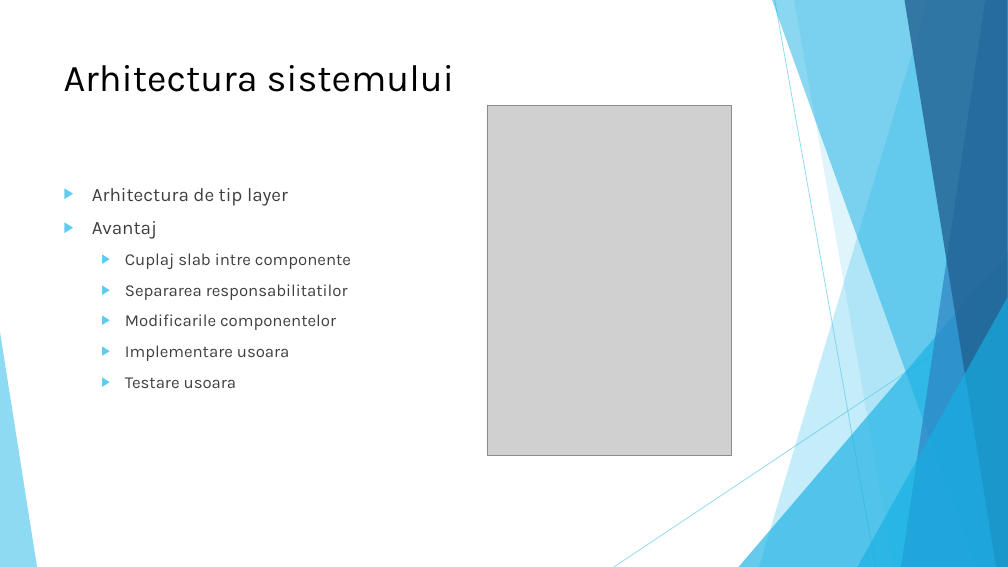
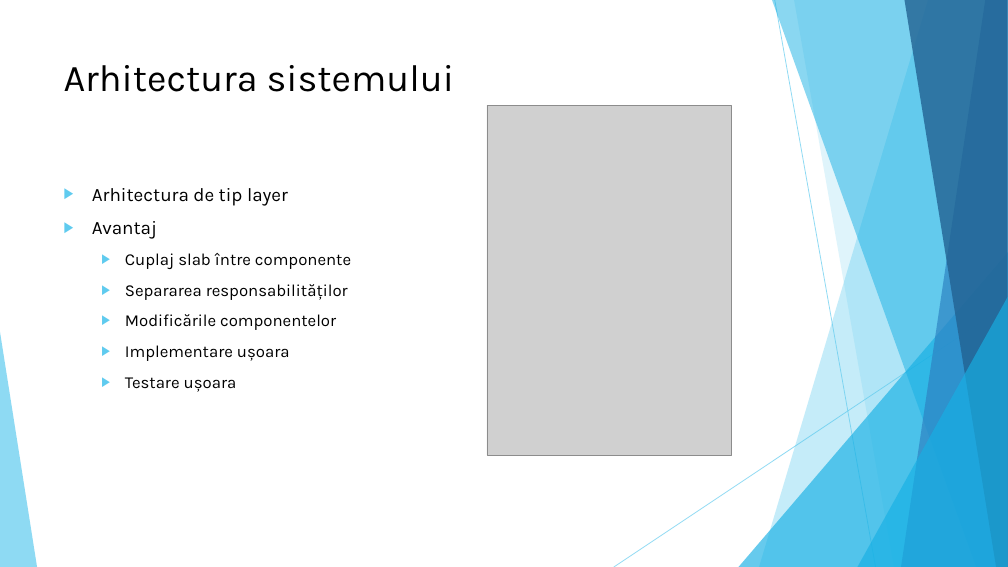
Before and after one commit to Arctigor/webrtc, a slide deck: slide 13 of documentation_ro/licenta_prezentare.pptx. Drawn at 1008x567 pixels with LibreOffice and Linux fonts; fonts in the diff are those of the drawing; grey boxes stand for pictures. Boxes give left, top, right and bottom in pixels: in the first picture for what was removed or moved away, otherwise in the second. Text is boxed around its words. In the diff, an @@ line names an element or a change of style, - is before the commit and + after.

```diff
--- a/documentation_ro/licenta_prezentare.pptx
+++ b/documentation_ro/licenta_prezentare.pptx
@@ text at (x1=92, y1=188, x2=288, y2=239): text colour #404040 to #000000 in "Arhitectura de tip layer", "Avantaj" @@
@@ text at (x1=125, y1=253, x2=351, y2=392): text changed; text colour #404040 to #000000 @@
-  ▶ Cuplaj slab intre componente
-  ▶ Separarea responsabilitatilor
-  ▶ Modificarile componentelor
-  ▶ Implementare usoara
-  ▶ Testare usoara
+  ▶ Cuplaj slab între componente
+  ▶ Separarea responsabilităților
+  ▶ Modificările componentelor
+  ▶ Implementare ușoara
+  ▶ Testare ușoara
```
Also in this commit, not shown: 25 other slides changed, 2 other files.
